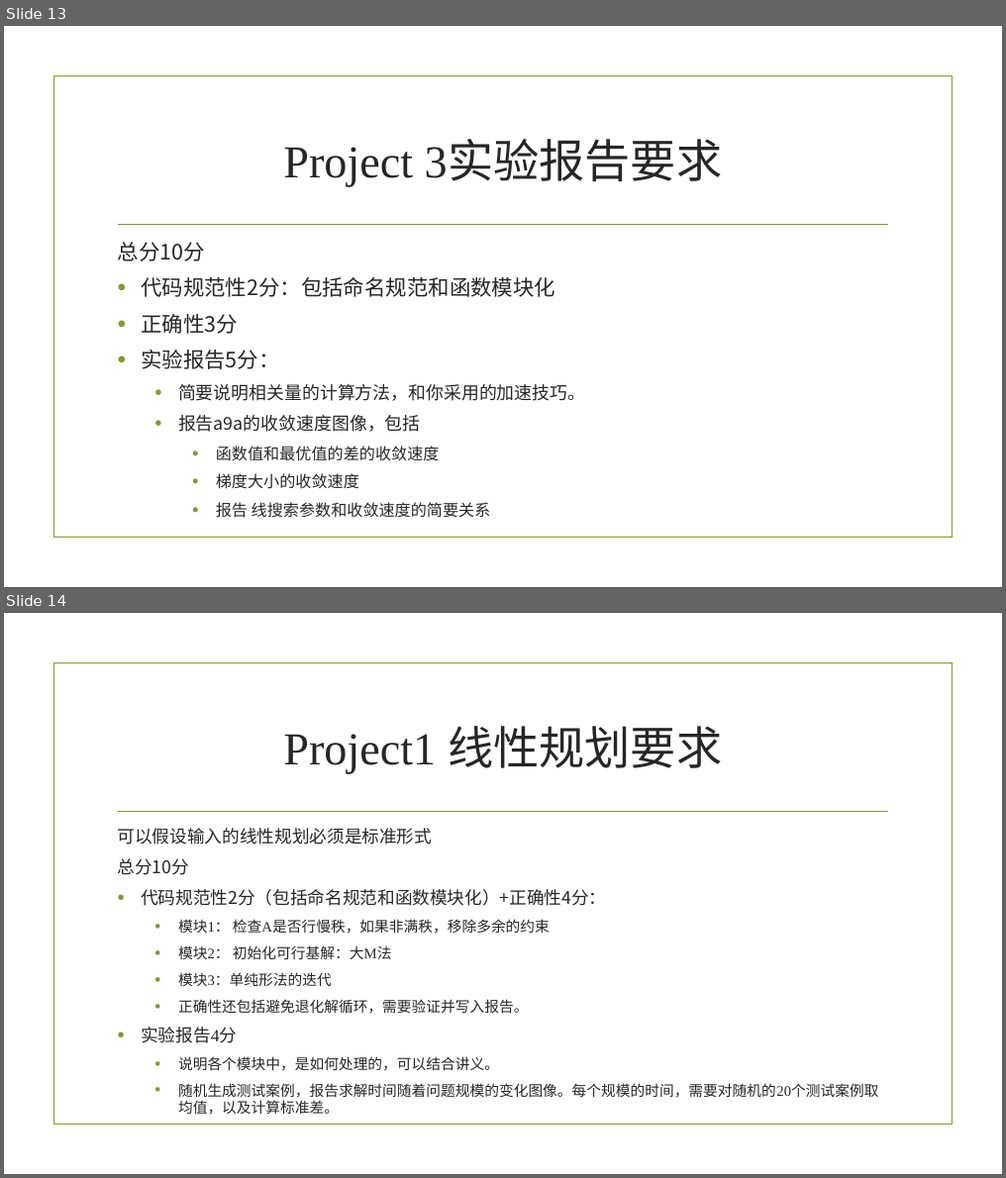
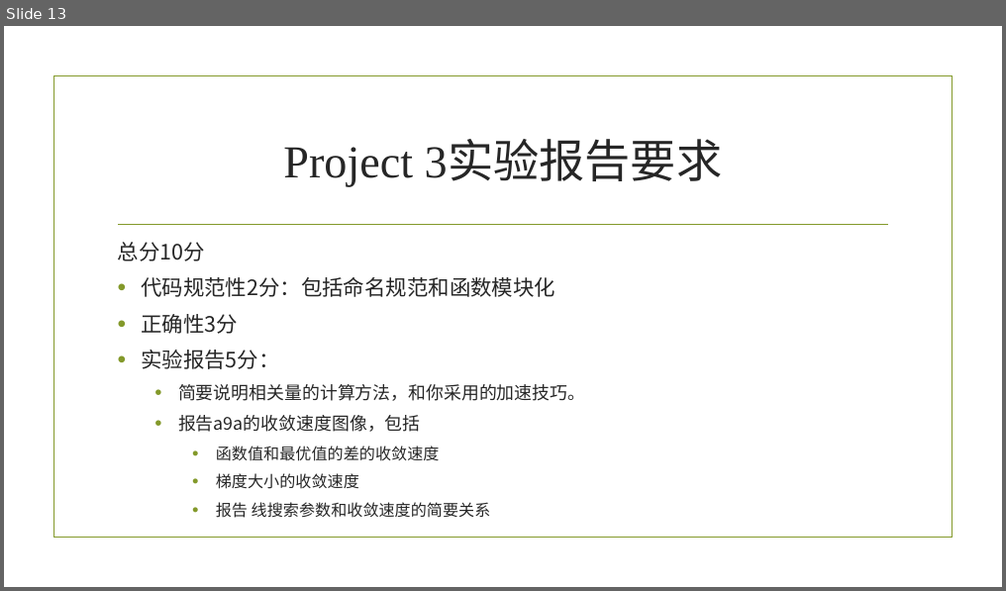
Before and after one commit to ChangshuoShen/OperationResearch_Labs, a slide deck: lab3/other/实验要求3.pptx. Shown one above the other, each under a label of ours: slides 13 and 14 before the commit, slide 13 after it. The pictures are 1006x1178 and 1006x591 pixels, drawn with LibreOffice and Linux fonts; fonts in the diff are those of the drawing; background and template pictures are left out. Boxes give left, top, right and bottom in pixels: in the first picture for what was removed or moved away, otherwise in the second. Text is boxed around its words. In the diff, an @@ line names an element or a change of style, - is before the commit and + after.

```diff
--- a/lab3/other/实验要求3.pptx
+++ b/lab3/other/实验要求3.pptx
@@ slide 14 removed at <box>4,613,1002,1174</box>, background picture (left out); not listed: 2 template elements that a slide beside it also shows @@
@@ title removed at <box>283,726,722,773</box> @@
-Project1 线性规划要求
@@ text removed at <box>118,828,878,1098</box> @@
-可以假设输入的线性规划必须是标准形式
-总分10分
-• 代码规范性2分（包括命名规范和函数模块化）+正确性4分：
-  • 模块1： 检查A是否行慢秩，如果非满秩，移除多余的约束
-  • 模块2： 初始化可行基解：大M法
-  • 模块3：单纯形法的迭代
-  • 正确性还包括避免退化解循环，需要验证并写入报告。
-• 实验报告4分
-  • 说明各个模块中，是如何处理的，可以结合讲义。
-  • 随机生成测试案例，报告求解时间随着问题规模的变化图像。每个规模的时间，需要对随机的20个测试案例取均值，以及计算标准差。
```
Also in this commit, not shown: 17 other files.
